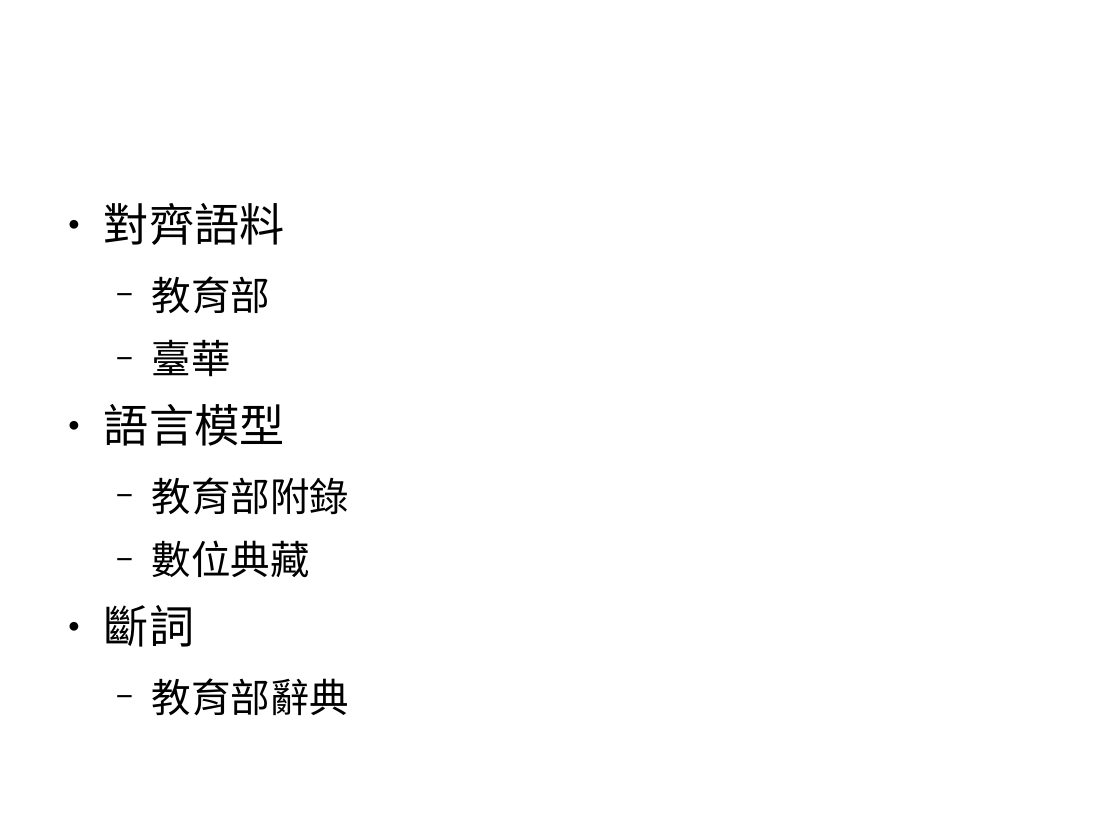
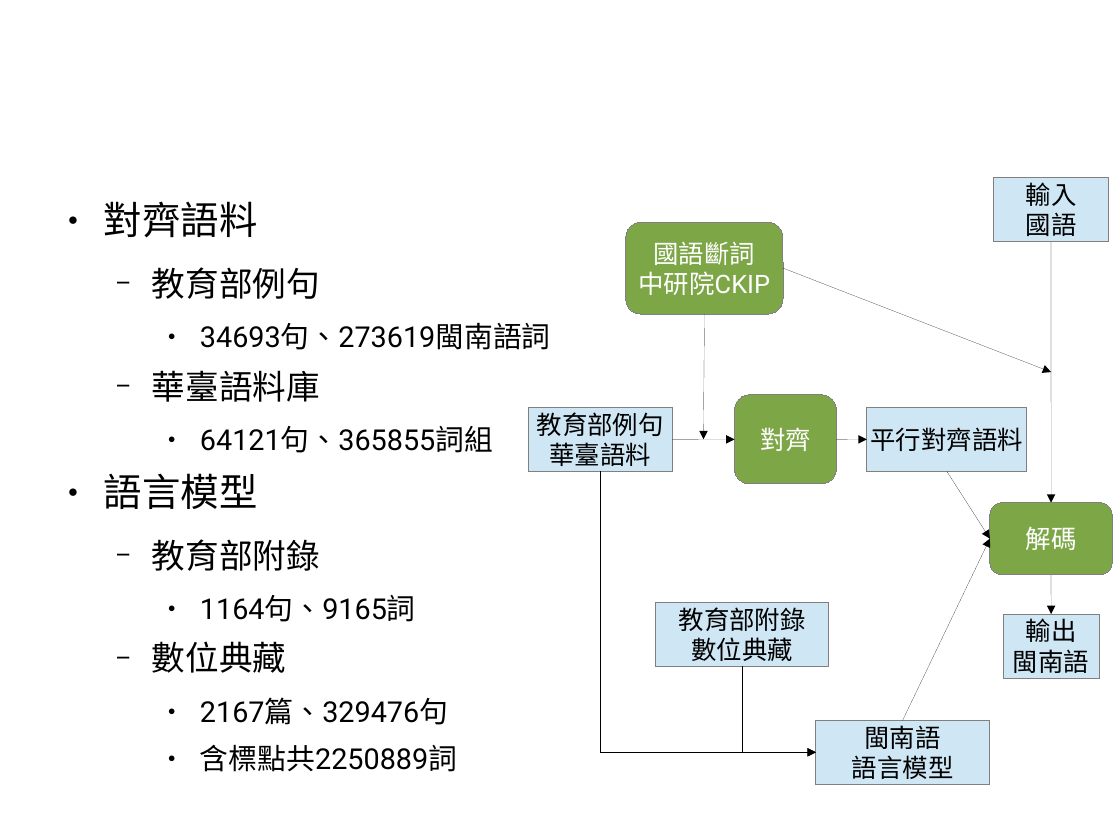
Before and after one commit to sih4sing5hong5/po3-ko3_tau5-iann2-phinn3, a slide deck: slide 13 of 翻譯報告.odp. Drawn at 1120x840 pixels with LibreOffice and Linux fonts; fonts in the diff are those of the drawing. Boxes give left, top, right and bottom in pixels: in the first picture for what was removed or moved away, otherwise in the second. Text is boxed around its words. In the diff, an @@ line names an element or a change of style, - is before the commit and + after.

```diff
--- a/翻譯報告.odp
+++ b/翻譯報告.odp
@@ rectangle added at <box>994,178,1109,242</box>, fill #CFE7F5, outline #808080 0 pt, 18 pt, text #000000 @@
+輸入
+國語
@@ text at <box>104,201,320,673</box>: size 32 to 27.2 pt in "對齊語料", "語言模型"; size 28 to 23.8 pt in "教育部附錄", "數位典藏" @@
@@ rounded rectangle added at <box>626,223,784,315</box>, fill #7DA647, outline #808080 0 pt, 18 pt, text #FFFFFF @@
+國語斷詞
+中研院CKIP
@@ arrow added from (784, 268) to (1052, 372), #000000 0 pt @@
@@ arrow added from (1052, 242) to (1052, 503), #000000 0 pt @@
@@ text at <box>152,322,551,453</box>: text changed; size 28 to 20.4 pt @@
-  − 教育部
-  − 臺華
+  − 教育部例句
+    ● 34693句、273619閩南語詞
+  − 華臺語料庫
+    ● 64121句、365855詞組
@@ arrow added from (704, 314) to (703, 439), #000000 0 pt @@
@@ rectangle added at <box>528,408,673,472</box>, fill #CFE7F5, outline #808080 0 pt, 18 pt, text #000000 @@
+教育部例句
+華臺語料
@@ rounded rectangle added at <box>735,395,836,485</box>, fill #7DA647, outline #808080 0 pt, 18 pt, text #FFFFFF @@
+對齊
@@ rectangle added at <box>867,408,1026,472</box>, fill #CFE7F5, outline #808080 0 pt, 18 pt, text #000000 @@
+平行對齊語料
@@ arrow added from (673, 439) to (735, 439), #000000 0 pt @@
@@ arrow added from (836, 439) to (867, 439), #000000 0 pt @@
@@ elbow arrow added from (601, 472) to (816, 752), #000000 0 pt @@
@@ arrow added from (947, 472) to (990, 539), #000000 0 pt @@
@@ rounded rectangle added at <box>990,503,1112,575</box>, fill #7DA647, outline #808080 0 pt, 18 pt, text #FFFFFF @@
+解碼
@@ arrow added from (904, 721) to (990, 539), #000000 0 pt @@
@@ text at <box>200,595,416,622</box>: paragraph added @@
+    ● 1164句、9165詞
@@ arrow added from (1052, 574) to (1052, 614), #000000 0 pt @@
@@ rectangle added at <box>656,603,829,667</box>, fill #CFE7F5, outline #808080 0 pt, 18 pt, text #000000 @@
+教育部附錄
+數位典藏
@@ rectangle added at <box>1003,614,1099,678</box>, fill #CFE7F5, outline #808080 0 pt, 18 pt, text #000000 @@
+輸出
+閩南語
@@ elbow arrow added from (743, 667) to (816, 752), #000000 0 pt @@
@@ text at <box>200,697,457,772</box>: text changed; size 28 to 20.4 pt @@
-● 斷詞
-  − 教育部辭典
+    ● 2167篇、329476句
+    ● 含標點共2250889詞
@@ rectangle added at <box>816,721,990,785</box>, fill #CFE7F5, outline #808080 0 pt, 18 pt, text #000000 @@
+閩南語
+語言模型
```
Also in this commit, not shown: 1 other slide changed, 1 slide added.
